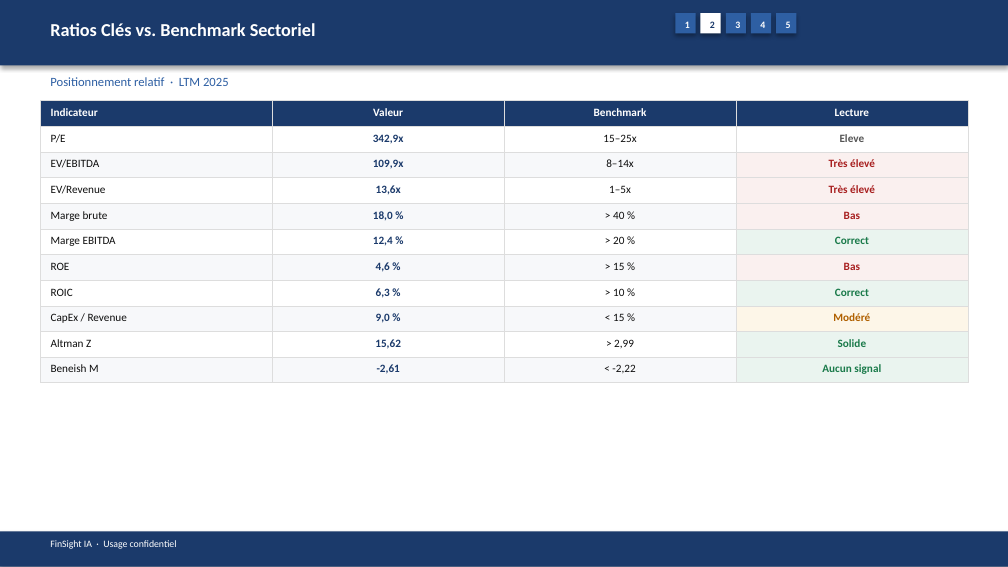
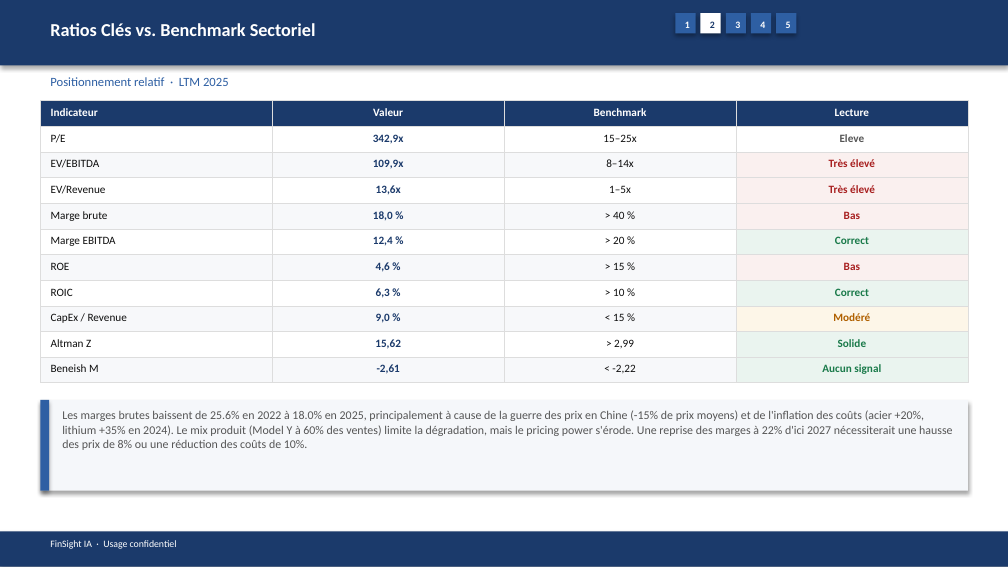
Before and after one commit to baptistejeh07-art/finsight-ia, a slide deck: slide 10 of preview/TSLA/TSLA_pitchbook.pptx. Drawn at 1008x567 pixels with LibreOffice and Linux fonts; fonts in the diff are those of the drawing. Boxes give left, top, right and bottom in pixels: in the first picture for what was removed or moved away, otherwise in the second. Text is boxed around its words. In the diff, an @@ line names an element or a change of style, - is before the commit and + after.

```diff
--- a/preview/TSLA/TSLA_pitchbook.pptx
+++ b/preview/TSLA/TSLA_pitchbook.pptx
@@ rectangle added at (40, 400, 968, 491), fill #F5F7FA @@
@@ rectangle added at (40, 400, 49, 491), fill #2E5FA3 @@
@@ text added at (62, 410, 952, 450), 8.5 pt, text #555555 @@
+Les marges brutes baissent de 25.6% en 2022 à 18.0% en 2025, principalement à cause de la guerre des prix en Chine (-15% de prix moyens) et de l'inflation des coûts (acier +20%, lithium +35% en 2024). Le mix produit (Model Y à 60% des ventes) limite la dégradation, mais le pricing power s'érode. Une reprise des marges à 22% d'ici 2027 nécessiterait une hausse des prix de 8% ou une réduction des coûts de 10%.
```
Also in this commit, not shown: 15 other slides changed, 4 other files.
